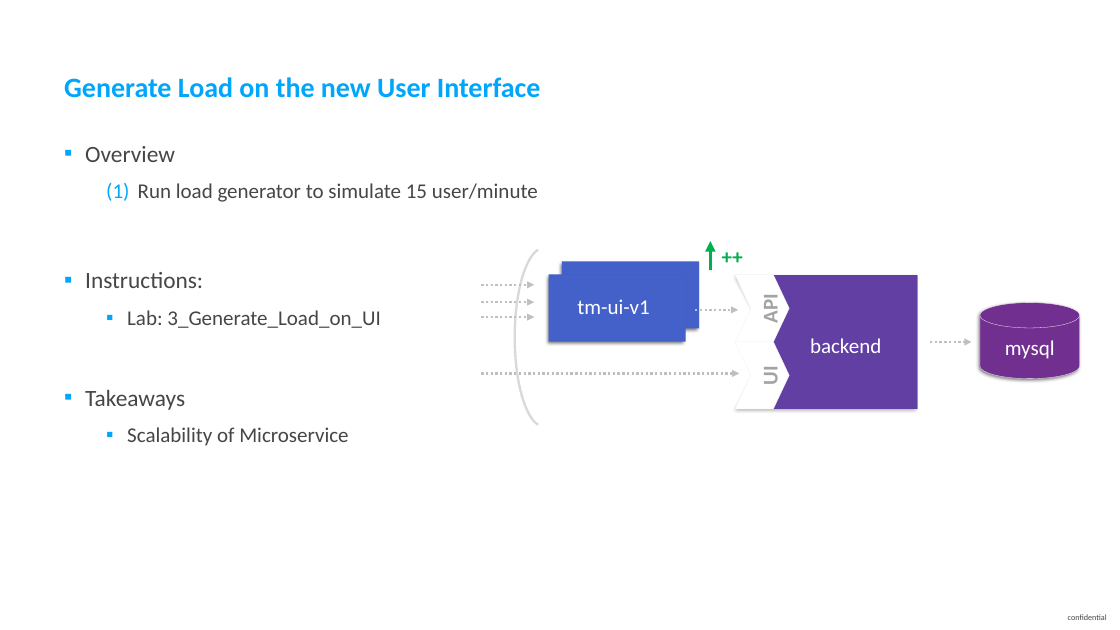
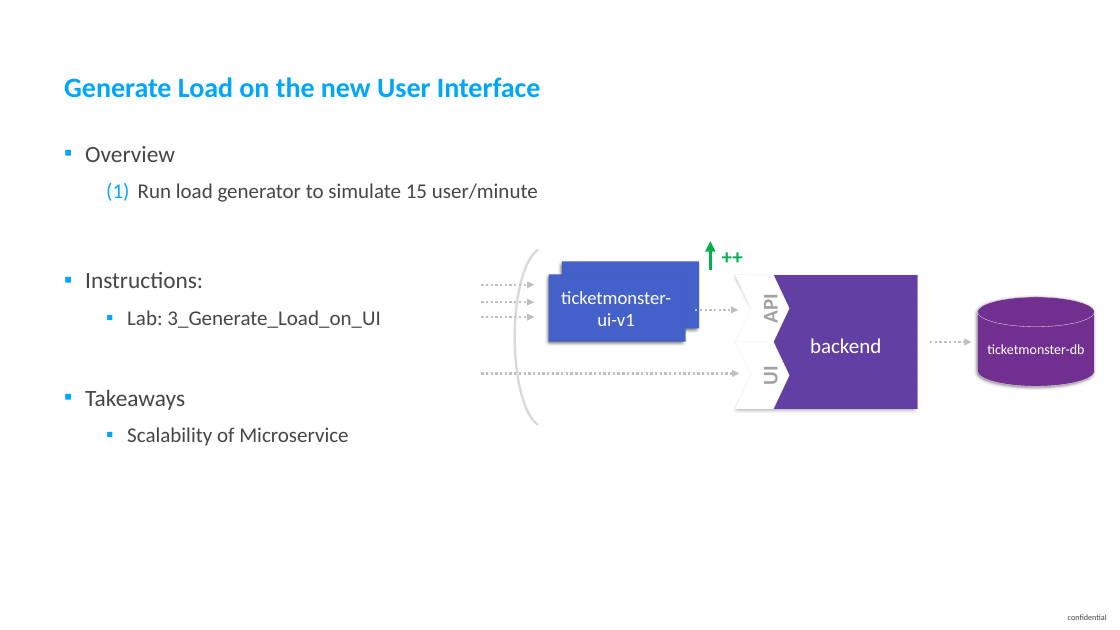
Before and after one commit to thiagobien/ACL, a slide deck: slide 14 of workshop/03_Monolith_to_Microservices/Monolith_to_Microservices.pptx. Drawn at 1120x630 pixels with LibreOffice and Linux fonts; fonts in the diff are those of the drawing. Boxes give left, top, right and bottom in pixels: in the first picture for what was removed or moved away, otherwise in the second. Text is boxed around its words. In the diff, an @@ line names an element or a change of style, - is before the commit and + after.

```diff
--- a/workshop/03_Monolith_to_Microservices/Monolith_to_Microservices.pptx
+++ b/workshop/03_Monolith_to_Microservices/Monolith_to_Microservices.pptx
@@ text at (561,291,671,326): text changed; size 18 to 16 pt @@
-tm-ui-v1
+ticketmonster-ui-v1
@@ cylinder added at (978,297,1095,386), fill #712F90, outline #F2F2F2 0.25 pt, 12 pt, text #FFFFFF @@
+ticketmonster-db
```
Also in this commit, not shown: 6 other slides changed, 5 other files.
